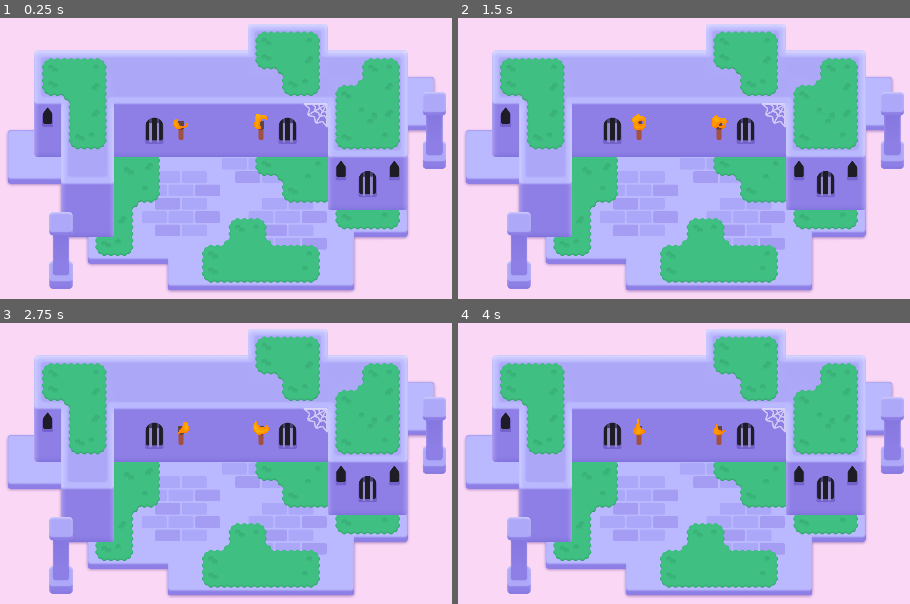
Above: before the commit, frames 1-4 (two rows, left to right).
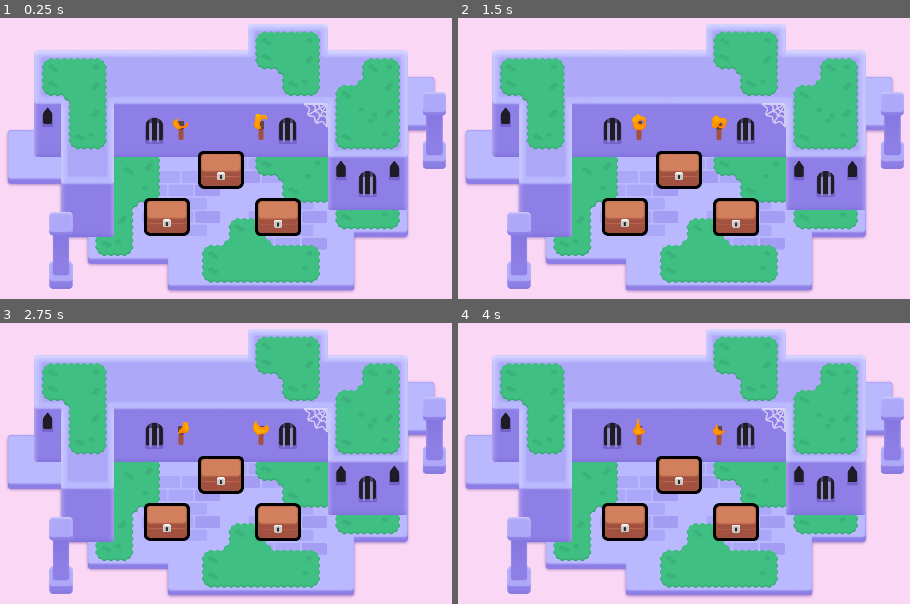
Above: after the commit, the same moments.

Repository: fioxu/2d-GameDev-Course
Game: Godot game, scene res://lessons/mini_dungeon.tscn
The game is run twice, just before and just after one commit, with the same random seed, the same clock (stepped at 60 frames per second) and the same inputs.
Inputs (mouse positions are in pixels of both pictures, inside the frame that each line leads up to):
- Up to frame 1 (0.25 s): no input
- Up to frame 2 (1.5 s): tap Enter at 0.5 s; move the mouse to (855, 152) at 0.52 s; press the mouse at (855, 152) at 0.53 s; hold D (move_right) 0.53-1.28 s; tap Space at 0.77 s; move the mouse to (516, 197) at 1.27 s; release the mouse at (516, 197) at 1.28 s; hold S (move_down) from 1.28 s (still down); right-click (516, 197) at 1.35 s; click (516, 197) at 1.42 s
- Up to frame 3 (2.75 s): tap Space at 1.52 s; move the mouse to (302, 382) at 2.02 s; release S (move_down) at 2.03 s; hold D (move_right) from 2.03 s (still down); tap Z at 2.1 s; click (302, 382) at 2.17 s
- Up to frame 4 (4 s): move the mouse to (638, 570) at 2.77 s; release D (move_right) at 2.78 s; hold W (move_up) 2.78-3.53 s; click (638, 570) at 2.85 s; tap Space at 3.02, 3.77 s; move the mouse to (outside the picture) at 3.52 s; hold A (move_left) from 3.53 s (still down); hold Right mouse button (right_click) from 3.53 s (still down); click (outside the picture) at 3.67 s

The runs differ from the first frame. In frame 1, 4.1% of the frame differs, in the area x 31-67%, y 47-78%; in frame 2, 4.1%; in frame 3, 4.1%; in frame 4, 4.1%.

Commit message:
L3 + L3.P2

Diff:
--- /dev/null
+++ b/M06.looting_workbook/lessons/chest/chest.gd
@@ -0,0 +1,24 @@
+extends Area2D
+
+@onready var canvas_group: CanvasGroup = $CanvasGroup
+
+func _ready() -> void:
+	mouse_entered.connect(_on_mouse_entered)
+	mouse_exited.connect(_on_mouse_exited)
+
+	canvas_group.material.set_shader_parameter("line_thickness", 3.0)
+
+func _on_mouse_entered() -> void:
+	var tween := create_tween()
+	tween.tween_method(set_outline_thickness, 3.0, 6.0, 0.08)
+
+func _on_mouse_exited() -> void:
+	var tween := create_tween()
+	tween.tween_method(set_outline_thickness, 6.0, 3.0, 0.08)
+
+func set_outline_thickness(new_thickness: float) -> void:
+	canvas_group.material.set_shader_parameter("line_thickness", new_thickness)
+
+
+func _process(delta):
+	pass
--- a/M06.looting_workbook/lessons/chest/chest.tscn
+++ b/M06.looting_workbook/lessons/chest/chest.tscn
@@ -1,7 +1,8 @@
-[gd_scene load_steps=7 format=3 uid="uid://plfo3ghhoage"]
+[gd_scene load_steps=8 format=3 uid="uid://plfo3ghhoage"]
 
 [ext_resource type="Texture2D" uid="uid://c3hwsm5ugp8qw" path="res://lessons/chest/bottom.png" id="1_0ibnv"]
 [ext_resource type="Shader" path="res://lessons/chest/group_outline.gdshader" id="1_r7ow3"]
+[ext_resource type="Script" path="res://lessons/chest/chest.gd" id="1_vjs7a"]
 [ext_resource type="Texture2D" uid="uid://bnem1cahhoxdk" path="res://lessons/chest/top.png" id="2_15c77"]
 [ext_resource type="Texture2D" uid="uid://bu2jin246nel5" path="res://lessons/chest/lock.png" id="3_q5yt0"]
 
@@ -9,12 +10,14 @@
 size = Vector2(97, 77)
 
 [sub_resource type="ShaderMaterial" id="ShaderMaterial_d0aq7"]
+resource_local_to_scene = true
 shader = ExtResource("1_r7ow3")
 shader_parameter/line_color = Color(0, 0, 0, 1)
 shader_parameter/line_thickness = 4.0
 shader_parameter/viewport_scale = Vector2(1, 1)
 
 [node name="Chest" type="Area2D"]
+script = ExtResource("1_vjs7a")
 
 [node name="CollisionShape2D" type="CollisionShape2D" parent="."]
 visible = false
--- a/M06.looting_workbook/lessons/mini_dungeon.tscn
+++ b/M06.looting_workbook/lessons/mini_dungeon.tscn
@@ -6,6 +6,7 @@
 [ext_resource type="Texture2D" uid="uid://c1rgncfgjxefj" path="res://assets/dungeon/pillar.png" id="4_gq228"]
 [ext_resource type="Texture2D" uid="uid://l0y1k1obencd" path="res://assets/dungeon/spider_web.png" id="5_ywba7"]
 [ext_resource type="PackedScene" uid="uid://eundh35r605v" path="res://assets/torch/torch.tscn" id="6_fokey"]
+[ext_resource type="PackedScene" uid="uid://plfo3ghhoage" path="res://lessons/chest/chest.tscn" id="7_ptfim"]
 
 [sub_resource type="TileSetAtlasSource" id="TileSetAtlasSource_6s4s5"]
 texture = ExtResource("1_sym7n")
@@ -321,3 +322,12 @@
 mouse_filter = 2
 color = Color(0.977546, 0.842183, 0.960847, 1)
 metadata/_edit_lock_ = true
+
+[node name="Chest" parent="." instance=ExtResource("7_ptfim")]
+position = Vector2(576, 236)
+
+[node name="Chest2" parent="." instance=ExtResource("7_ptfim")]
+position = Vector2(446, 349)
+
+[node name="Chest3" parent="." instance=ExtResource("7_ptfim")]
+position = Vector2(713, 350)
--- a/M06.looting_workbook/practices/L3.P1.hover_the_balloon/hover_the_balloon.tscn
+++ b/M06.looting_workbook/practices/L3.P1.hover_the_balloon/hover_the_balloon.tscn
@@ -1,16 +1,11 @@
-[gd_scene load_steps=3 format=3]
+[gd_scene load_steps=2 format=3 uid="uid://d0sow7daqbdnc"]
 
 [ext_resource type="PackedScene" path="res://practices/L3.P1.hover_the_balloon/balloon_hover.tscn" id="1_biewv"]
-[ext_resource type="Script" path="res://practices/L3.P1.hover_the_balloon/balloon_hover.gd" id="2_mo74b"]
 
 [node name="HoverTheBalloon" type="Node2D"]
 metadata/_edit_horizontal_guides_ = []
 
-[node name="BalloonHover" type="Area2D" parent="." instance=ExtResource("1_biewv")]
-position = Vector2(960, 540)
-collision_layer = 2
-collision_mask = 0
-script = ExtResource("2_mo74b")
+[node name="BalloonHover" parent="." instance=ExtResource("1_biewv")]
 
 [node name="ExtraVisuals" type="Node" parent="."]
 
--- a/M06.looting_workbook/practices/L3.P2.sting_the_balloon/balloon_sting.gd
+++ b/M06.looting_workbook/practices/L3.P2.sting_the_balloon/balloon_sting.gd
@@ -1,9 +1,11 @@
 extends Area2D
 
-
 func _ready() -> void:
-	pass
-
+	mouse_entered.connect(_on_mouse_entered)
+	mouse_exited.connect(_on_mouse_exited)
 
 func _on_mouse_entered() -> void:
+	queue_free()
+
+func _on_mouse_exited() -> void:
 	pass
--- a/M06.looting_workbook/practices/L3.P2.sting_the_balloon/balloon_sting.tscn
+++ b/M06.looting_workbook/practices/L3.P2.sting_the_balloon/balloon_sting.tscn
@@ -1,9 +1,9 @@
-[gd_scene load_steps=6 format=3]
+[gd_scene load_steps=6 format=3 uid="uid://bjrgloke5bd8c"]
 
-[ext_resource type="Script" path="res://practices/L3.P2.sting_the_balloon/balloon_sting.gd" id="1_bhjam"]
-[ext_resource type="Material" path="res://practices/L3.P2.sting_the_balloon/material.tres" id="2_rlib3"]
-[ext_resource type="Texture2D" path="res://practices/L3.P2.sting_the_balloon/balloon_tail.png" id="3_ujshq"]
-[ext_resource type="Texture2D" path="res://practices/L3.P2.sting_the_balloon/balloon_top.png" id="4_4hph6"]
+[ext_resource type="Script" path="res://practices/L3.P2.sting_the_balloon/balloon_sting.gd" id="1_ca5nr"]
+[ext_resource type="Material" uid="uid://mu3l3tnidk6h" path="res://practices/L3.P2.sting_the_balloon/material.tres" id="2_rlib3"]
+[ext_resource type="Texture2D" uid="uid://bkhg7vixe1w41" path="res://practices/L3.P2.sting_the_balloon/balloon_tail.png" id="3_ujshq"]
+[ext_resource type="Texture2D" uid="uid://bn6jrawnf5ijj" path="res://practices/L3.P2.sting_the_balloon/balloon_top.png" id="4_4hph6"]
 
 [sub_resource type="CapsuleShape2D" id="CapsuleShape2D_lppgf"]
 radius = 47.0
--- a/M06.looting_workbook/practices/L3.P2.sting_the_balloon/sting_the_balloon.tscn
+++ b/M06.looting_workbook/practices/L3.P2.sting_the_balloon/sting_the_balloon.tscn
@@ -1,16 +1,13 @@
-[gd_scene load_steps=3 format=3]
+[gd_scene load_steps=3 format=3 uid="uid://busqsp4w6jk3m"]
 
-[ext_resource type="PackedScene" path="res://practices/L3.P2.sting_the_balloon/balloon_sting.tscn" id="1_cq1j7"]
-[ext_resource type="Script" path="res://practices/L3.P2.sting_the_balloon/balloon_sting.gd" id="2_hngyr"]
+[ext_resource type="PackedScene" uid="uid://c80alrqqbvsnk" path="res://addons/gdquest_practice_framework/practice_solutions/L3.P2.sting_the_balloon/balloon_sting.tscn" id="1_jtoo5"]
+[ext_resource type="Script" path="res://practices/L3.P2.sting_the_balloon/balloon_sting.gd" id="2_ktejy"]
 
 [node name="StingTheBalloon" type="Node2D"]
 metadata/_edit_horizontal_guides_ = []
 
-[node name="BalloonSting" type="Area2D" parent="." instance=ExtResource("1_cq1j7")]
-position = Vector2(960, 540)
-collision_layer = 2
-collision_mask = 0
-script = ExtResource("2_hngyr")
+[node name="BalloonSting" parent="." instance=ExtResource("1_jtoo5")]
+script = ExtResource("2_ktejy")
 
 [node name="ExtraVisuals" type="Node" parent="."]
 
--- a/M06.looting_workbook/project.godot
+++ b/M06.looting_workbook/project.godot
@@ -16,6 +16,11 @@
 config/features=PackedStringArray("4.2", "Forward Plus")
 config/icon="res://icon_looting.png"
 
+[autoload]
+
+UITestPanel="*res://addons/gdquest_practice_framework/tester/ui_test_panel.tscn"
+Metadata="*res://addons/gdquest_practice_framework/practice_solutions/metadata.gd"
+
 [display]
 
 window/size/viewport_width=1920
@@ -24,6 +29,10 @@
 window/size/window_width_override=1152
 window/size/window_height_override=648
 window/stretch/mode="canvas_items"
+
+[editor_plugins]
+
+enabled=PackedStringArray("res://addons/gdquest_practice_framework/plugin.cfg")
 
 [input]
 
Not shown: 1 places in M06.looting_workbook/lessons/mini_dungeon.tscn that only renumber resources
Not shown: 1 places in M06.looting_workbook/practices/L3.P2.sting_the_balloon/balloon_sting.tscn that only renumber resources
